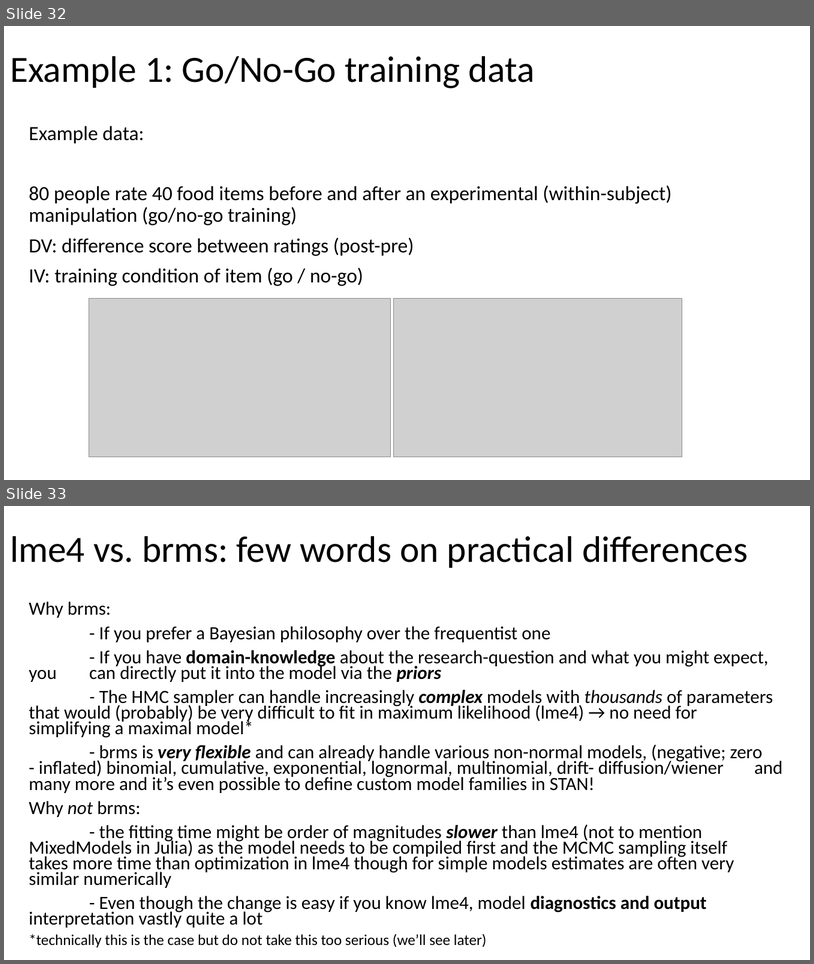
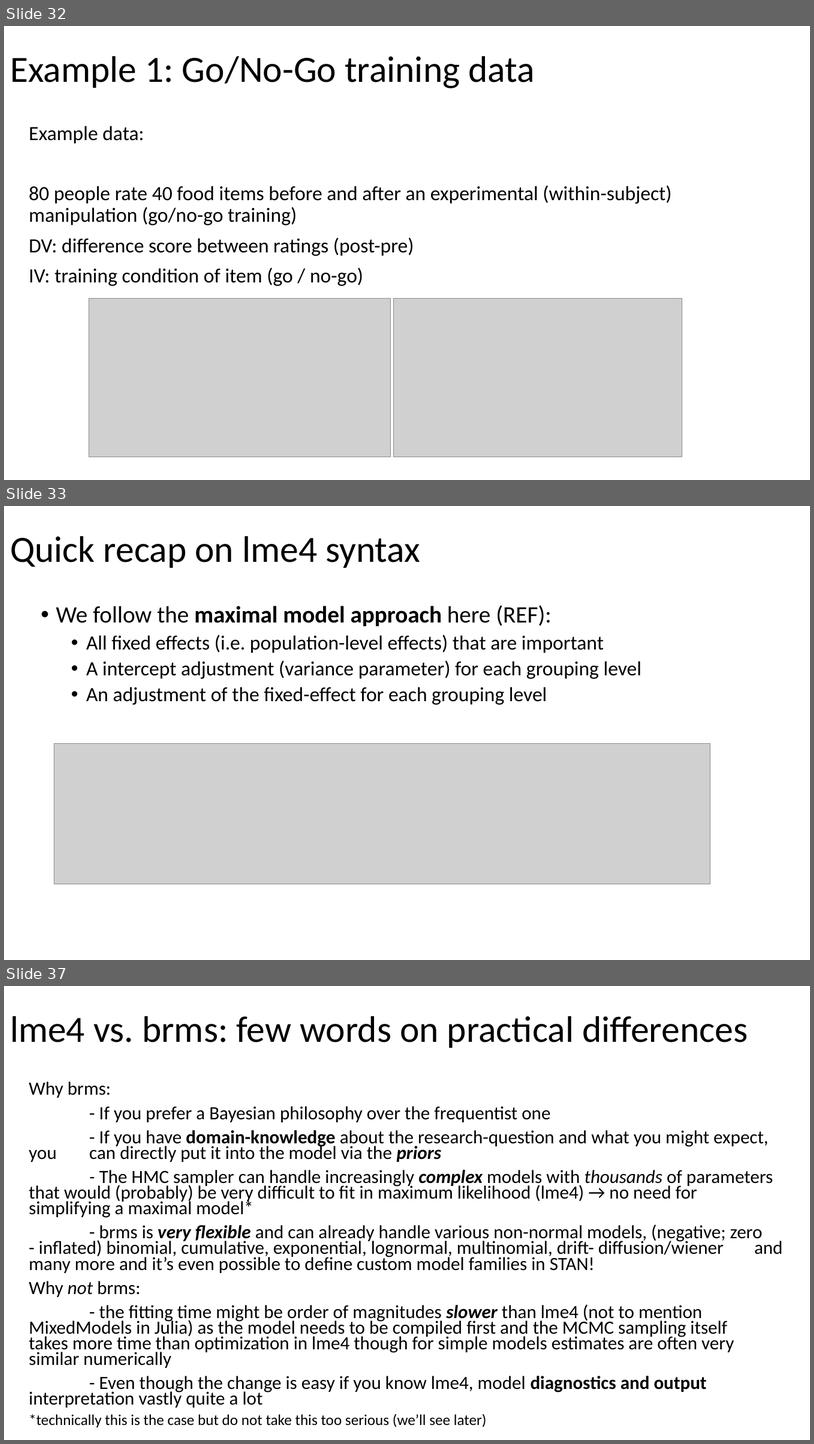
Before and after one commit to julianquandt/brms-intro-SIPS2019, a slide deck: intro_to_brms.pptx. Shown one above the other, each under a label of ours: slides 32 and 33 before the commit, slides 32, 33 and 37 after it; the slides between them are not shown. The pictures are 814x964 and 814x1444 pixels, drawn with LibreOffice and Linux fonts; fonts in the diff are those of the drawing; grey boxes stand for pictures. Boxes give left, top, right and bottom in pixels: in the first picture for what was removed or moved away, otherwise in the second. Text is boxed around its words. In the diff, an @@ line names an element or a change of style, - is before the commit and + after.

```diff
--- a/intro_to_brms.pptx
+++ b/intro_to_brms.pptx
@@ slide 33 added at <box>4,506,810,960</box>, background #FFFFFF @@
@@ title added at <box>10,536,420,568</box>, 44 pt, text #000000 @@
+Quick recap on lme4 syntax
@@ text added at <box>56,605,642,705</box>, 24 pt, text #000000 @@
+• We follow the maximal model approach here (REF):
+  • All fixed effects (i.e. population-level effects) that are important
+  • A intercept adjustment (variance parameter) for each grouping level
+  • An adjustment of the fixed-effect for each grouping level
@@ picture added at <box>54,744,711,884</box> @@
@@ what was slide 33 is now slide 37 @@
```
Also in this commit, not shown: 4 other slides added, 1 slide removed, 4 other files.
